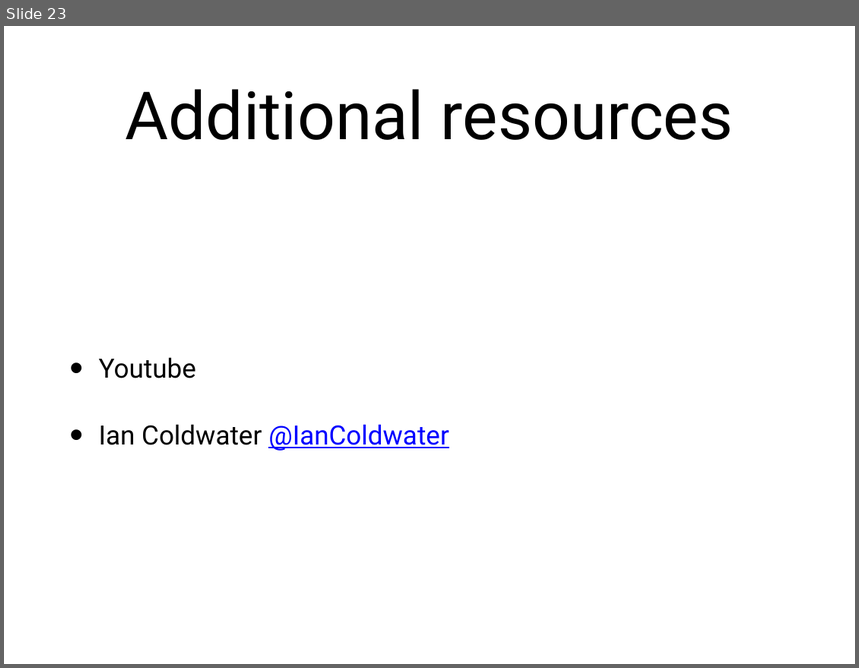
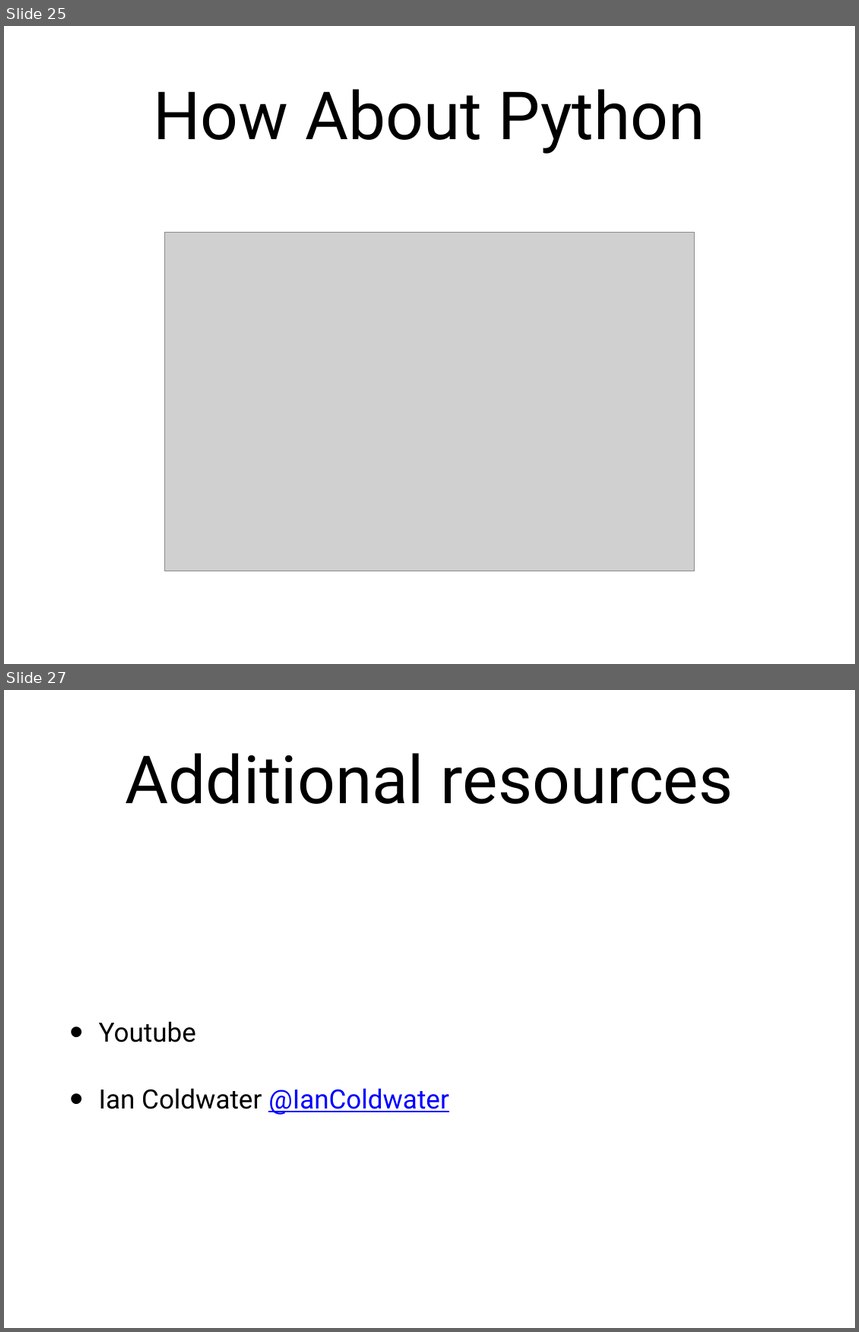
Before and after one commit to sec-princess/CTF-101, a slide deck: CTF-101 H4ck3r k1d3rgart3n.pptx. Shown one above the other, each under a label of ours: slide 23 before the commit, slides 25 and 27 after it; the slides between them are not shown. The pictures are 859x668 and 859x1332 pixels, drawn with LibreOffice and Linux fonts; fonts in the diff are those of the drawing; grey boxes stand for pictures. Boxes give left, top, right and bottom in pixels: in the first picture for what was removed or moved away, otherwise in the second. Text is boxed around its words. In the diff, an @@ line names an element or a change of style, - is before the commit and + after.

Commit message:
Added Stacy's info to the slide deck
Added a python decode example

```diff
--- a/CTF-101 H4ck3r k1d3rgart3n.pptx
+++ b/CTF-101 H4ck3r k1d3rgart3n.pptx
@@ slide 25 added at box(4, 26, 855, 664), background #FFFFFF @@
@@ title added at box(153, 89, 705, 154), 80 pt, text #000000 @@
+How About Python
@@ picture added at box(164, 232, 695, 572) @@
@@ what was slide 23 is now slide 27 @@
```
Also in this commit, not shown: 2 slides changed, 3 other slides added, 1 other file.
